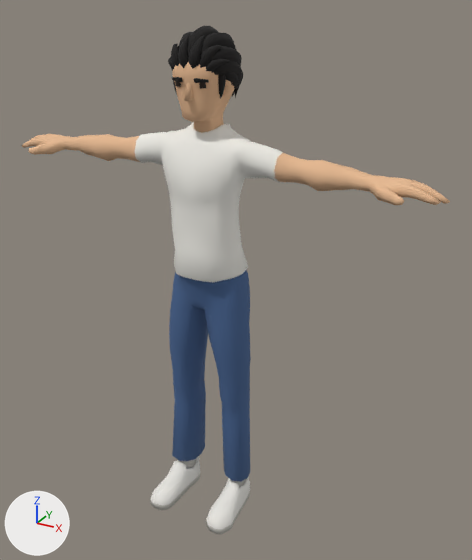
Before and after pictures for a commit that changed the glTF model web/public/assets/models/people/man-tee.glb.
The view is the same before and after, from a 50 mm camera at (1.089, -1.839, 1.828) aimed at (0.088, -0.02, 0.919). Every picture has the same lights, and +X, +Y and +Z are marked at lower left. The picture after the commit comes second. Vertices at exactly the same position are counted once.

Names of what the first picture shows: 'man-tee-mesh'.
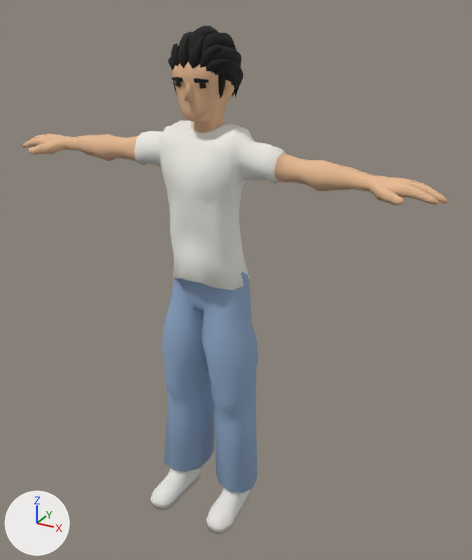
Changed parts and their boxes [x1, y1, x2, y2] in the pictures (472 x 560 px; the box of a moved part takes in the faces that stretch with it):
```json
{"object": "man-tee-mesh", "change": "recoloured, reshaped", "before": [22, 25, 450, 534], "after": [22, 25, 450, 534]}
{"part": 1, "of": "me_man_tee_mesh", "change": "moved or reshaped", "before": [135, 124, 283, 481], "after": [134, 120, 285, 493]}
```

Scene script edits in JSON lines:
```json
{"op": "set", "path": "mat_lightblue.base_color", "old": "(0.0612, 0.125, 0.275)", "new": "(0.275, 0.392, 0.578)", "note": "blue #46638f -> blue #8fa8c8"}
{"block": "me_man_tee_mesh", "where": "me_man_tee_mesh.from_pydata(...)  # 3068 vertices, 5980 faces; spans x -0.78..0.78, y -0.27..0.08, z 0.0..1.74"}
{"block": "me_man_tee_mesh", "where": "# used by ob_man_tee_mesh; location = (0.0, 0.0, 0.0)"}
{"block": "me_man_tee_mesh", "change": "me_man_tee_mesh part 1: 464 of 3068 vertices moved; they spanned x -0.26..0.26, y -0.17..0.06, z 0.12..1.44 and now span x -0.26..0.26, y -0.19..0.07, z 0.09..1.45; mean shift (0.0, 0.0, 0.0); largest move (-0.13, -0.05, 0.97) -> (-0.13, -0.05, 0.92)"}
```
